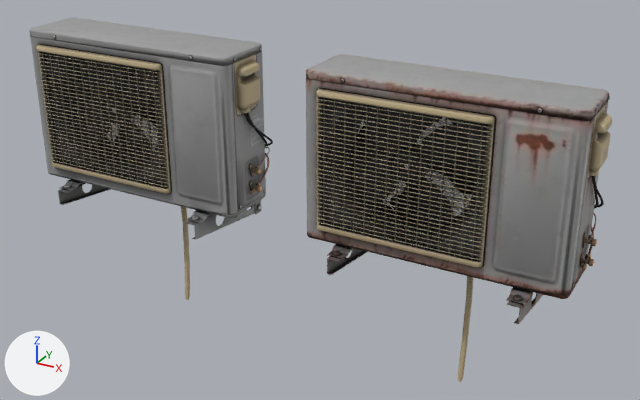
An edit to the glTF model client/public/assets/models/level-09/exterior_aircon_unit_512.glb, drawn before and after from the same camera.
One viewpoint serves both versions: a 50 mm lens placed at (1.264, -2.088, 1.234), pointed at (0.076, 0.072, 0.154). The lights are fixed; the arrows at lower left show +X, +Y and +Z. The picture after the commit comes second. Where no turn or scale is listed for an object, it has been applied to the vertices. Vertices at exactly the same position are counted once.

The first picture shows 'exterior_aircon_unit', 'exterior_aircon_unit_rusted'.
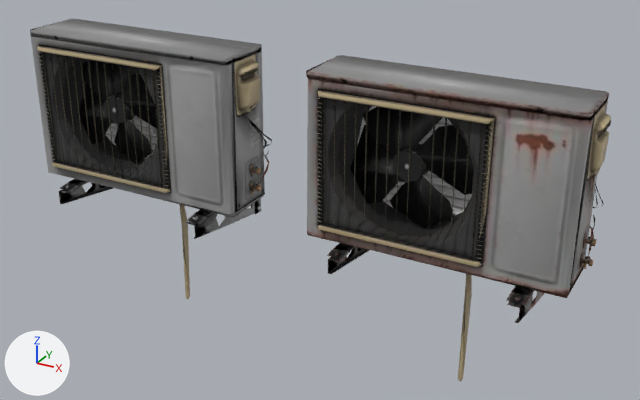
Where the newer file only moved an object's origin or applied its transform, the numbers keep the older frame.

Location of each change, (x1, y1, x2, y2) in pixels of the pictures (640 x 400 px):
'exterior_aircon_unit_rusted', reshaped
    before: (306, 54, 612, 382)
    after: (306, 55, 611, 381)
'exterior_aircon_unit', reshaped
    before: (29, 17, 273, 300)
    after: (30, 19, 272, 299)
part 1 of me_exterior_aircon_unit, deleted
    before: (53, 35, 266, 209)
part 2 of me_exterior_aircon_unit, cut back
    before: (29, 17, 273, 300)
    after: (53, 80, 265, 217)
part 3 of me_exterior_aircon_unit_rusted, deleted
    before: (341, 78, 610, 287)
part 4 of me_exterior_aircon_unit_rusted, cut back
    before: (306, 54, 612, 380)
    after: (313, 122, 593, 295)

The change, as a list of edits to the scene's bpy script:
```text
Change me_exterior_aircon_unit:
    used by ob_exterior_aircon_unit; location = (-0.493, 0.029, 0.144)
    remove me_exterior_aircon_unit.from_pydata(...)  # 3558 vertices, 6018 faces; spans x -0.4..0.4, y -0.187..0.187, z -0.464..0.464
    add me_exterior_aircon_unit.from_pydata(...)  # 1117 vertices, 1477 faces; spans x -0.398..0.398, y -0.187..0.187, z -0.464..0.459
    me_exterior_aircon_unit part 1: 15 loose pieces with 195 vertices, spanning x -0.387..0.373, y -0.14..0.071, z -0.019..0.458, are deleted
    me_exterior_aircon_unit part 2: 2251 vertices removed from x -0.4..0.4, y -0.187..0.187, z -0.464..0.464; 5 vertices added at x -0.381..0.369, y -0.135..0.054, z -0.06..0.443
Change me_exterior_aircon_unit_rusted:
    used by ob_exterior_aircon_unit_rusted; location = (0.507, 0.029, 0.144)
    remove me_exterior_aircon_unit_rusted.from_pydata(...)  # 3558 vertices, 6018 faces; spans x -0.4..0.4, y -0.187..0.187, z -0.464..0.464
    add me_exterior_aircon_unit_rusted.from_pydata(...)  # 1117 vertices, 1477 faces; spans x -0.398..0.398, y -0.187..0.187, z -0.464..0.459
    me_exterior_aircon_unit_rusted part 3: 15 loose pieces with 195 vertices, spanning x -0.387..0.373, y -0.14..0.071, z -0.019..0.458, are deleted
    me_exterior_aircon_unit_rusted part 4: 2251 vertices removed from x -0.4..0.4, y -0.187..0.187, z -0.464..0.464; 5 vertices added at x -0.381..0.369, y -0.135..0.054, z -0.06..0.443
```
